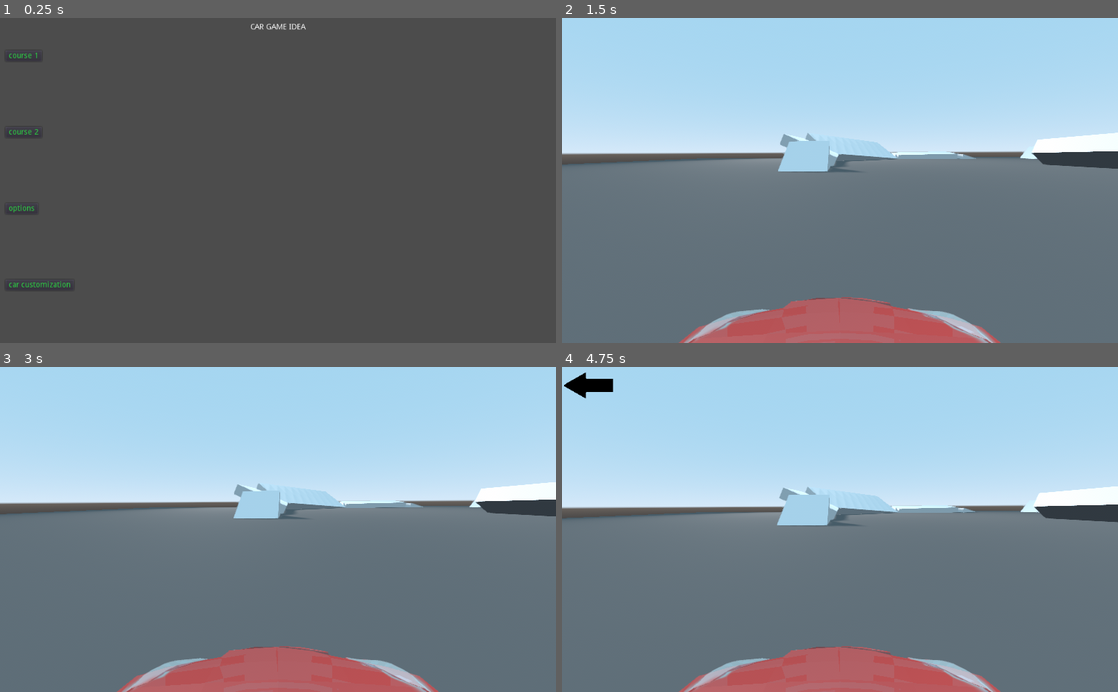
Above: before the commit, frames 1-4 (two rows, left to right).
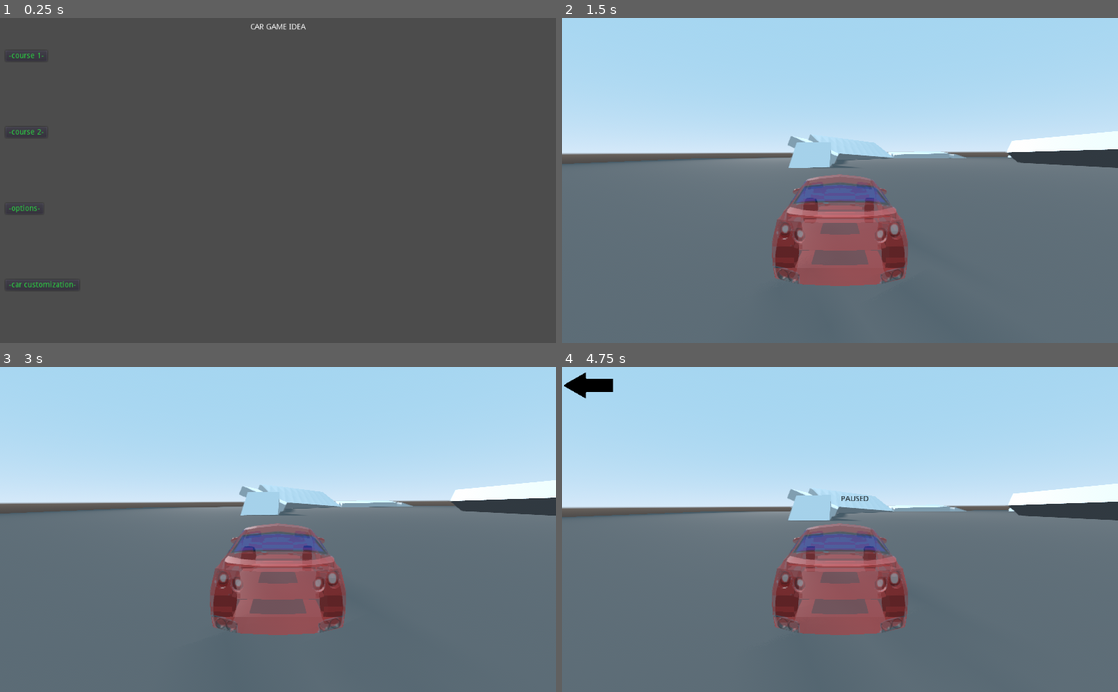
Above: after the commit, the same moments.

Repository: syncopika/car_game_idea
Game: Godot game, scene res://ui/menu/menu.tscn
Two runs of this game, one before a commit and one after it. Both use one fixed random seed, a clock stepped at 60 frames per second and the inputs below.
Inputs:
- Up to frame 1 (0.25 s): no input
- Up to frame 2 (1.5 s): click "course 1" (after the commit: "-course 1-") at 0.5 s; tap Enter at 1.25 s; hold D (right) from 1.28 s (still down); tap 1 at 1.35 s
- Up to frame 3 (3 s): tap Space (brake) at 2 s; release D (right) at 2.03 s; hold S (back) 2.03-2.78 s; tap Shift (drift) at 2.1 s; tap 1 at 2.3, 2.85 s; hold D (right) from 2.78 s (still down)
- Up to frame 4 (4.75 s): release D (right) at 3.53 s; hold W (forward) 3.53-4.28 s; tap R at 3.6 s; tap 1 at 3.8, 4.55 s; hold A (left) from 4.28 s (still down); tap P at 4.35 s

The runs differ from the first frame. In frame 1, 0.3% of the frame differs, in the area x 1-14%, y 10-83%; in frame 2, 14%; in frame 3, 13%; in frame 4, 14%, in the area x 0-100%, y 35-100%.

Commit message:
more work. camera change is now with f1 key, reworked options page so logic is in one script, made car transparency toggleable, added a couple more meshes to course map 1

Diff:
--- a/game.gd
+++ b/game.gd
@@ -23,7 +23,7 @@
 	var camera = car.get_node("camera_pivot")
 
 	if event is InputEventKey and event.pressed:
-		if event.scancode == KEY_1:
+		if event.scancode == KEY_F1:
 			# change camera position
 			if camera_pos == "behind":
 				camera_pos = "front"
--- a/game.tscn
+++ b/game.tscn
@@ -129,6 +129,16 @@
 [node name="CollisionShape" type="CollisionShape" parent="MeshInstance9/StaticBody"]
 shape = SubResource( 12 )
 
+[node name="MeshInstance11" type="MeshInstance" parent="."]
+transform = Transform( 2.65576, -0.514152, 6.73442, 3.39579, 0.733586, 0.244089, -2.53288, 0.444408, 7.38837, 34.5394, 0.550127, -32.7073 )
+mesh = SubResource( 11 )
+material/0 = null
+
+[node name="StaticBody" type="StaticBody" parent="MeshInstance11"]
+
+[node name="CollisionShape" type="CollisionShape" parent="MeshInstance11/StaticBody"]
+shape = SubResource( 12 )
+
 [node name="MeshInstance10" type="MeshInstance" parent="."]
 transform = Transform( -3.46459, 0.651766, -3.08325, 3.39579, 0.733586, 0.244089, 1.21046, -0.192488, -9.50968, -45.582, 0.550127, 40.922 )
 mesh = SubResource( 11 )
--- a/global.gd
+++ b/global.gd
@@ -2,3 +2,6 @@
 
 var selected_car_material = "normal"
 var selected_car = "gtr"
+var transparency_on = true
+var music_volume = 50
+var effects_volume = 50
--- a/models/gtr/gtr.gd
+++ b/models/gtr/gtr.gd
@@ -79,7 +79,7 @@
 		# if turning, make the car body slightly transparent
 		# note that shadermaterial has no albedo_color property so we need to verify albedo_color exists
 		# make sure the material has transparent flag enabled + depth draw mode set to "always"
-		if "albedo_color" in material:
+		if Global.transparency_on && "albedo_color" in material:
 			material.flags_transparent = true
 			material.albedo_color.a = 0.5
 	else:
--- a/models/r8/r8.gd
+++ b/models/r8/r8.gd
@@ -79,7 +79,7 @@
 		# if turning, make the car body slightly transparent
 		# note that shadermaterial has no albedo_color property so we need to verify albedo_color exists
 		# make sure the material has transparent flag enabled + depth draw mode set to "always"
-		if "albedo_color" in material:
+		if Global.transparency_on && "albedo_color" in material:
 			material.flags_transparent = true
 			material.albedo_color.a = 0.5
 	else:
--- a/models/revuelto/revuelto.gd
+++ b/models/revuelto/revuelto.gd
@@ -78,7 +78,7 @@
 		# if turning, make the car body slightly transparent
 		# note that shadermaterial has no albedo_color property so we need to verify albedo_color exists
 		# make sure the material has transparent flag enabled + depth draw mode set to "always"
-		if "albedo_color" in material:
+		if Global.transparency_on && "albedo_color" in material:
 			material.flags_transparent = true
 			material.albedo_color.a = 0.5
 	else:
--- a/ui/game_menu/game_menu.tscn
+++ b/ui/game_menu/game_menu.tscn
@@ -12,3 +12,15 @@
 margin_bottom = 40.0
 mouse_default_cursor_shape = 2
 texture_normal = ExtResource( 1 )
+
+[node name="Label" type="Label" parent="."]
+visible = false
+margin_left = 514.0
+margin_top = 237.0
+margin_right = 565.0
+margin_bottom = 251.0
+size_flags_vertical = 1
+custom_colors/font_color = Color( 0, 0, 0, 1 )
+text = "PAUSED"
+align = 1
+valign = 1
--- a/ui/menu/menu.tscn
+++ b/ui/menu/menu.tscn
@@ -46,48 +46,48 @@
 
 [node name="Button" type="Button" parent="MarginContainer/VBoxContainer"]
 margin_top = 50.0
-margin_right = 67.0
+margin_right = 77.0
 margin_bottom = 70.0
 size_flags_horizontal = 2
 size_flags_vertical = 2
 size_flags_stretch_ratio = 0.5
 custom_colors/font_color = Color( 0.168627, 0.835294, 0.258824, 1 )
-text = "course 1"
+text = "-course 1-"
 align = 0
 script = ExtResource( 2 )
 
 [node name="Button2" type="Button" parent="MarginContainer/VBoxContainer"]
 margin_top = 191.0
-margin_right = 67.0
+margin_right = 77.0
 margin_bottom = 211.0
 size_flags_horizontal = 2
 size_flags_vertical = 2
 size_flags_stretch_ratio = 0.5
 custom_colors/font_color = Color( 0.168627, 0.835294, 0.258824, 1 )
-text = "course 2"
+text = "-course 2-"
 align = 0
 
 [node name="Button3" type="Button" parent="MarginContainer/VBoxContainer"]
 margin_top = 332.0
-margin_right = 60.0
+margin_right = 70.0
 margin_bottom = 352.0
 size_flags_horizontal = 2
 size_flags_vertical = 2
 size_flags_stretch_ratio = 0.5
 custom_colors/font_color = Color( 0.168627, 0.835294, 0.258824, 1 )
-text = "options"
+text = "-options-"
 align = 0
 script = ExtResource( 3 )
 
 [node name="Button4" type="Button" parent="MarginContainer/VBoxContainer"]
 margin_top = 473.0
-margin_right = 126.0
+margin_right = 136.0
 margin_bottom = 493.0
 size_flags_horizontal = 2
 size_flags_vertical = 2
 size_flags_stretch_ratio = 0.5
 custom_colors/font_color = Color( 0.168627, 0.835294, 0.258824, 1 )
-text = "car customization"
+text = "-car customization-"
 align = 0
 script = ExtResource( 1 )
 
--- /dev/null
+++ b/ui/options/options.gd
@@ -0,0 +1,32 @@
+extends Control
+
+func _ready():
+	var music_volume_slider = $VBoxContainer/HBoxContainer/musicVolume
+	var effects_volume_slider = $VBoxContainer/HBoxContainer2/effectsVolume
+	var toggle_car_transparency_btn = $VBoxContainer/toggleCarTransparency
+	var back_button = $VBoxContainer/backButton
+
+	music_volume_slider.connect("value_changed", self, "_on_music_value_changed")
+	effects_volume_slider.connect("value_changed", self, "_on_effects_value_changed")
+	toggle_car_transparency_btn.connect("pressed", self, "_on_toggle_transparency_pressed")
+	back_button.connect("pressed", self, "_back_btn_pressed")
+
+	music_volume_slider.value = Global.music_volume
+	effects_volume_slider.value = Global.effects_volume
+	toggle_car_transparency_btn.pressed = Global.transparency_on
+
+func _on_music_value_changed(value):
+	var valueLabelNode = get_node("./VBoxContainer/HBoxContainer/Label2")
+	valueLabelNode.text = str(value)
+	Global.music_volume = value
+
+func _on_effects_value_changed(value):
+	var valueLabelNode = get_node("./VBoxContainer/HBoxContainer2/Label2")
+	valueLabelNode.text = str(value)
+	Global.effects_volume = value
+
+func _on_toggle_transparency_pressed():
+	Global.transparency_on = !Global.transparency_on
+
+func _back_btn_pressed():
+	get_tree().change_scene("res://ui/menu/menu.tscn")
--- a/ui/options/options.tscn
+++ b/ui/options/options.tscn
@@ -1,22 +1,22 @@
-[gd_scene load_steps=4 format=2]
+[gd_scene load_steps=3 format=2]
 
 [ext_resource path="res://textures/backButton.png" type="Texture" id=1]
-[ext_resource path="res://ui/options/volume_slider.gd" type="Script" id=2]
-[ext_resource path="res://ui/options/options_page_back_btn.gd" type="Script" id=3]
+[ext_resource path="res://ui/options/options.gd" type="Script" id=5]
 
 [node name="Control" type="Control"]
 anchor_right = 1.0
 anchor_bottom = 1.0
+script = ExtResource( 5 )
 
 [node name="VBoxContainer" type="VBoxContainer" parent="."]
 margin_left = 15.0
 margin_top = 10.0
-margin_right = 300.0
+margin_right = 1011.0
+margin_bottom = 600.0
 custom_constants/separation = 15
-alignment = 1
 
 [node name="Label" type="Label" parent="VBoxContainer"]
-margin_right = 285.0
+margin_right = 996.0
 margin_bottom = 14.0
 text = "Options"
 align = 1
@@ -25,26 +25,49 @@
 
 [node name="HBoxContainer" type="HBoxContainer" parent="VBoxContainer"]
 margin_top = 29.0
-margin_right = 285.0
+margin_right = 996.0
 margin_bottom = 45.0
 
 [node name="Label" type="Label" parent="VBoxContainer/HBoxContainer"]
 margin_top = 1.0
-margin_right = 48.0
+margin_right = 91.0
 margin_bottom = 15.0
-text = "volume"
+text = "music volume"
 
-[node name="HSlider" type="HSlider" parent="VBoxContainer/HBoxContainer"]
-margin_left = 52.0
-margin_right = 273.0
+[node name="musicVolume" type="HSlider" parent="VBoxContainer/HBoxContainer"]
+margin_left = 95.0
+margin_right = 984.0
 margin_bottom = 16.0
 size_flags_horizontal = 3
-script = ExtResource( 2 )
 
 [node name="Label2" type="Label" parent="VBoxContainer/HBoxContainer"]
-margin_left = 277.0
+margin_left = 988.0
 margin_top = 1.0
-margin_right = 285.0
+margin_right = 996.0
+margin_bottom = 15.0
+text = "0"
+
+[node name="HBoxContainer2" type="HBoxContainer" parent="VBoxContainer"]
+margin_top = 60.0
+margin_right = 996.0
+margin_bottom = 76.0
+
+[node name="Label" type="Label" parent="VBoxContainer/HBoxContainer2"]
+margin_top = 1.0
+margin_right = 95.0
+margin_bottom = 15.0
+text = "effects volume"
+
+[node name="effectsVolume" type="HSlider" parent="VBoxContainer/HBoxContainer2"]
+margin_left = 99.0
+margin_right = 984.0
+margin_bottom = 16.0
+size_flags_horizontal = 3
+
+[node name="Label2" type="Label" parent="VBoxContainer/HBoxContainer2"]
+margin_left = 988.0
+margin_top = 1.0
+margin_right = 996.0
 margin_bottom = 15.0
 text = "0"
 
@@ -55,12 +78,15 @@
 margin_bottom = 74.0
 text = "todo"
 
-[node name="TextureButton" type="TextureButton" parent="VBoxContainer"]
-margin_top = 60.0
-margin_right = 285.0
-margin_bottom = 125.0
+[node name="toggleCarTransparency" type="CheckButton" parent="VBoxContainer"]
+margin_top = 91.0
+margin_right = 996.0
+margin_bottom = 131.0
+text = "make car transparent when turning (normal material only)"
+
+[node name="backButton" type="TextureButton" parent="VBoxContainer"]
+margin_top = 146.0
+margin_right = 996.0
+margin_bottom = 211.0
 mouse_default_cursor_shape = 2
 texture_normal = ExtResource( 1 )
-script = ExtResource( 3 )
-
-[connection signal="value_changed" from="VBoxContainer/HBoxContainer/HSlider" to="VBoxContainer/HBoxContainer/HSlider" method="_on_HSlider_value_changed"]
--- a/ui/options/volume_slider.gd
+++ /dev/null
@@ -1,9 +0,0 @@
-extends HSlider
-
-# this function is connected to the slider component
-# and relies on the value_changed signal
-# via HSlider -> Node tab in right sidebar -> see value_changed(value: float)
-func _on_HSlider_value_changed(value):
-	#print("value: ", value)
-	var valueLabelNode = get_node("../Label2")
-	valueLabelNode.text = str(value)
